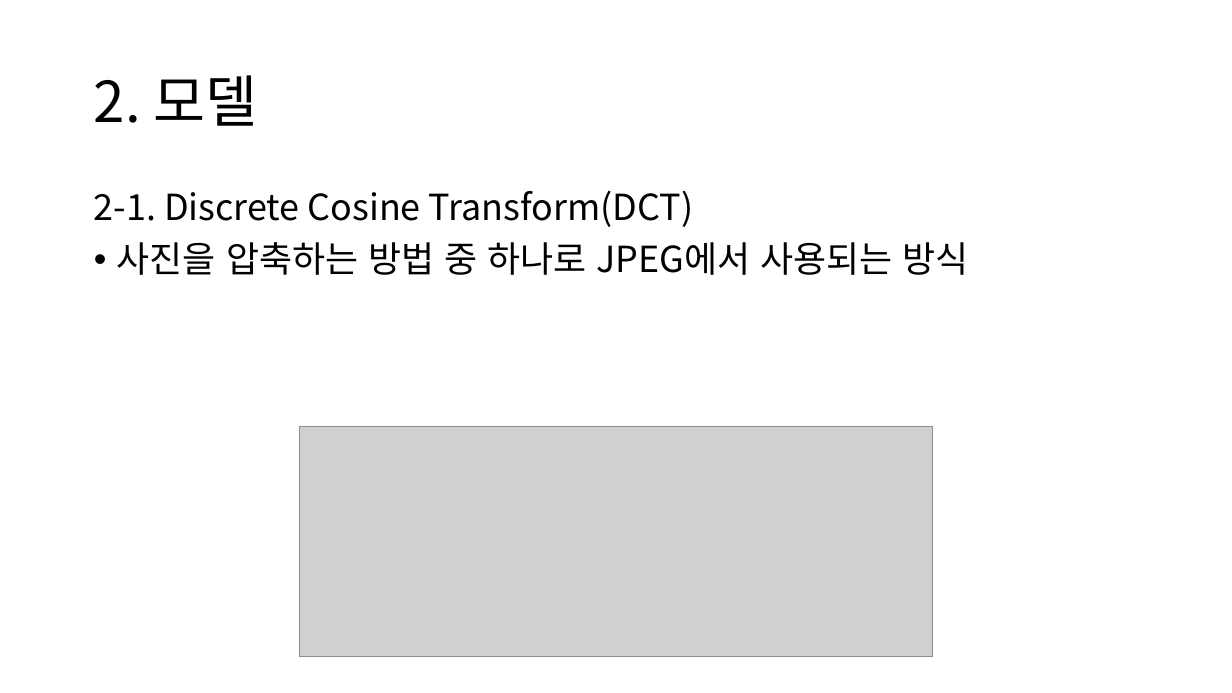
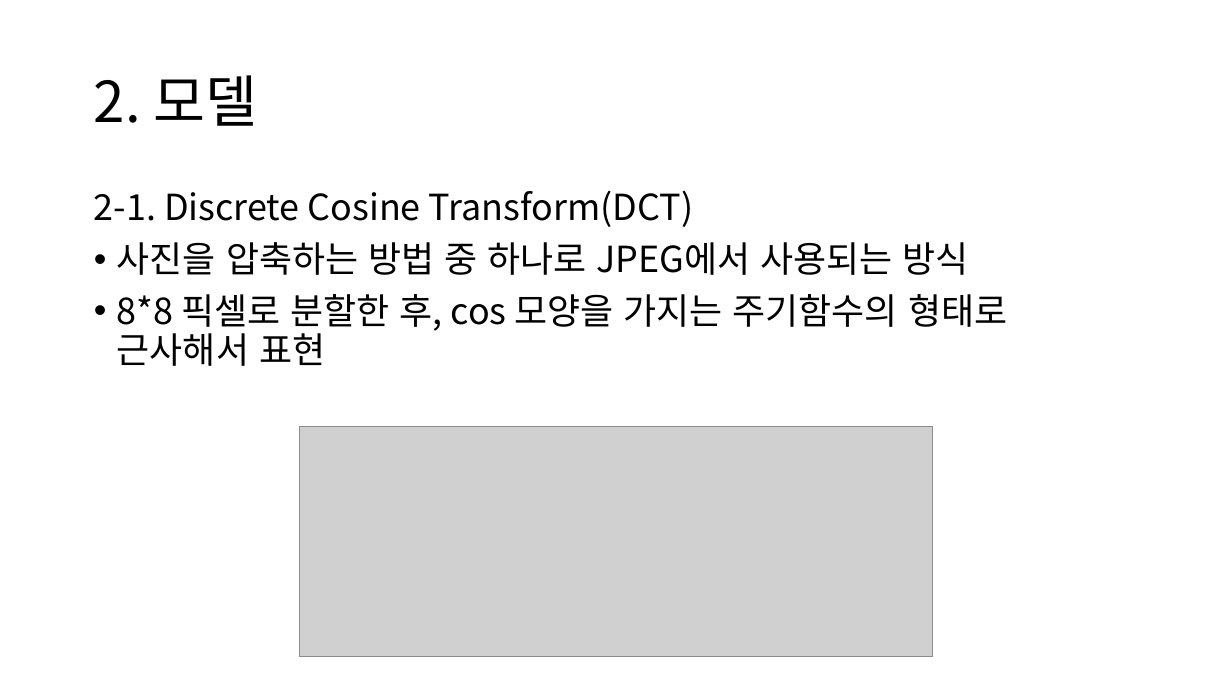
Before and after one commit to chroion/paper-review, a slide deck: slide 10 of The Stable Signature Rooting Watermarks in Latent Diffusion Models/Rooting Watermarks in Latent Diffusion Models.pptx. Drawn at 1232x693 pixels with LibreOffice and Linux fonts; fonts in the diff are those of the drawing; grey boxes stand for pictures. Boxes give left, top, right and bottom in pixels: in the first picture for what was removed or moved away, otherwise in the second. Text is boxed around its words. In the diff, an @@ line names an element or a change of style, - is before the commit and + after.

Commit message:
5th paper

```diff
--- a/The Stable Signature Rooting Watermarks in Latent Diffusion Models/Rooting Watermarks in Latent Diffusion Models.pptx
+++ b/The Stable Signature Rooting Watermarks in Latent Diffusion Models/Rooting Watermarks in Latent Diffusion Models.pptx
@@ text at (117, 294, 1007, 366): paragraph added @@
+• 8*8 픽셀로 분할한 후, cos 모양을 가지는 주기함수의 형태로 근사해서 표현
```
